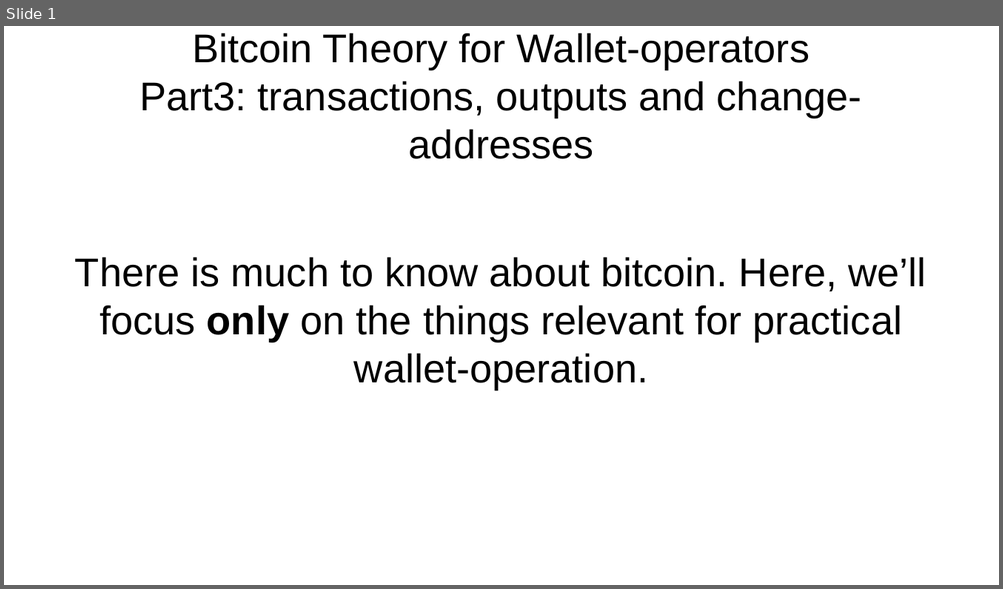
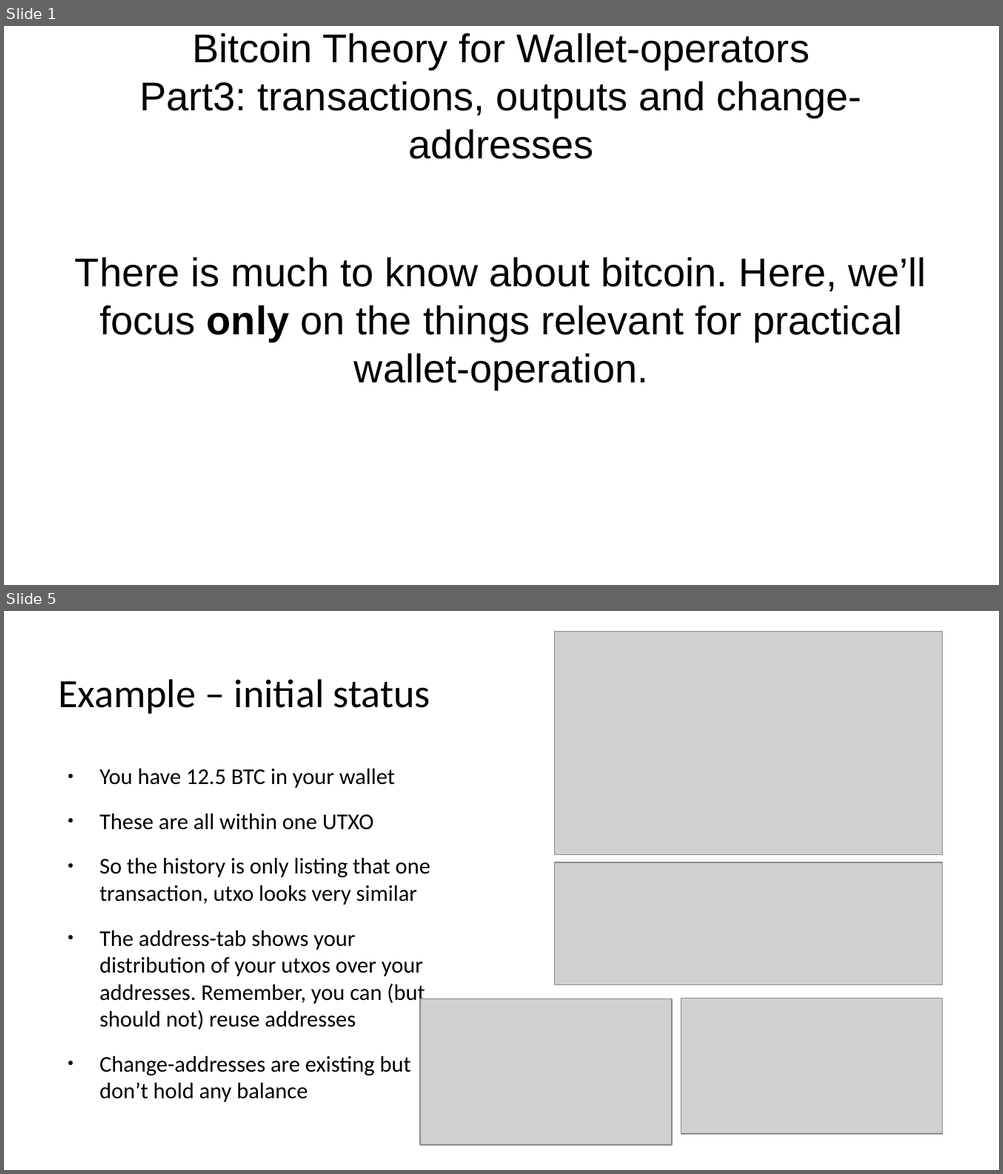
Before and after one commit to cryptoadvance/specter-education, a slide deck: content/bitcoin101/03_bitcoin-theory-outputs-changeaddresses.odp. Shown one above the other, each under a label of ours: slide 1 before the commit, slides 1 and 5 after it; the slides between them are not shown. The pictures are 1003x589 and 1003x1174 pixels, drawn with LibreOffice and Linux fonts; fonts in the diff are those of the drawing; grey boxes stand for pictures. Boxes give left, top, right and bottom in pixels: in the first picture for what was removed or moved away, otherwise in the second. Text is boxed around its words. In the diff, an @@ line names an element or a change of style, - is before the commit and + after.

```diff
--- a/content/bitcoin101/03_bitcoin-theory-outputs-changeaddresses.odp
+++ b/content/bitcoin101/03_bitcoin-theory-outputs-changeaddresses.odp
@@ slide 5 added at (4, 611, 999, 1170), background #FFFFFF @@
@@ picture added at (555, 631, 942, 854) @@
@@ title added at (58, 679, 430, 714), 32 pt, text #000000 @@
+Example – initial status
@@ text added at (99, 769, 430, 1102), 18 pt, text #000000 @@
+● You have 12.5 BTC in your wallet
+● These are all within one UTXO
+● So the history is only listing that one transaction, utxo looks very similar
+● The address-tab shows your distribution of your utxos over your addresses. Remember, you can (but should not) reuse addresses
+● Change-addresses are existing but don’t hold any balance
@@ picture added at (555, 863, 942, 985) @@
@@ picture added at (420, 999, 672, 1145) @@
@@ picture added at (681, 999, 942, 1134) @@
```
Also in this commit, not shown: 2 slides changed, 4 other slides added, 2 slides removed, 3 other files.
